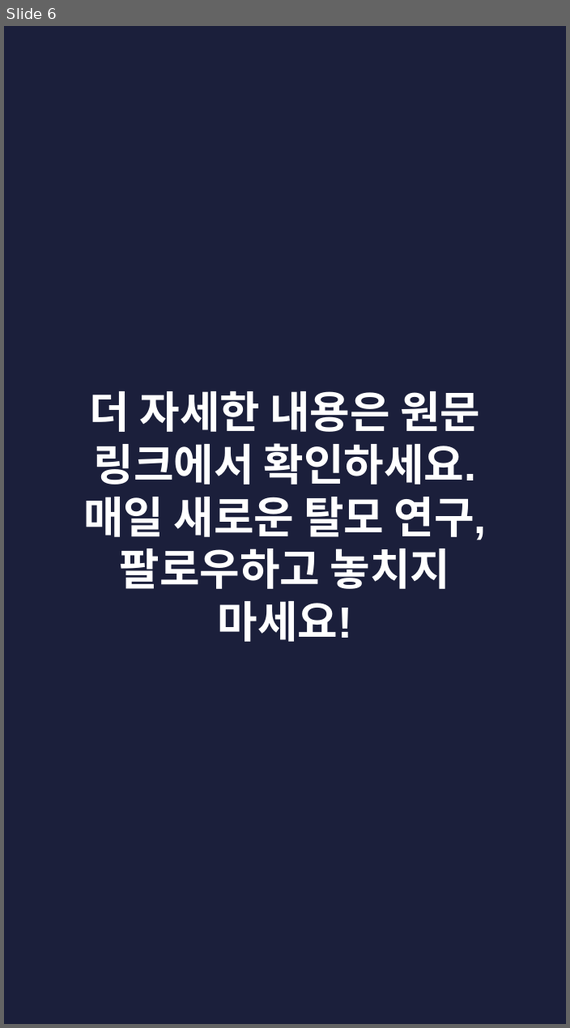
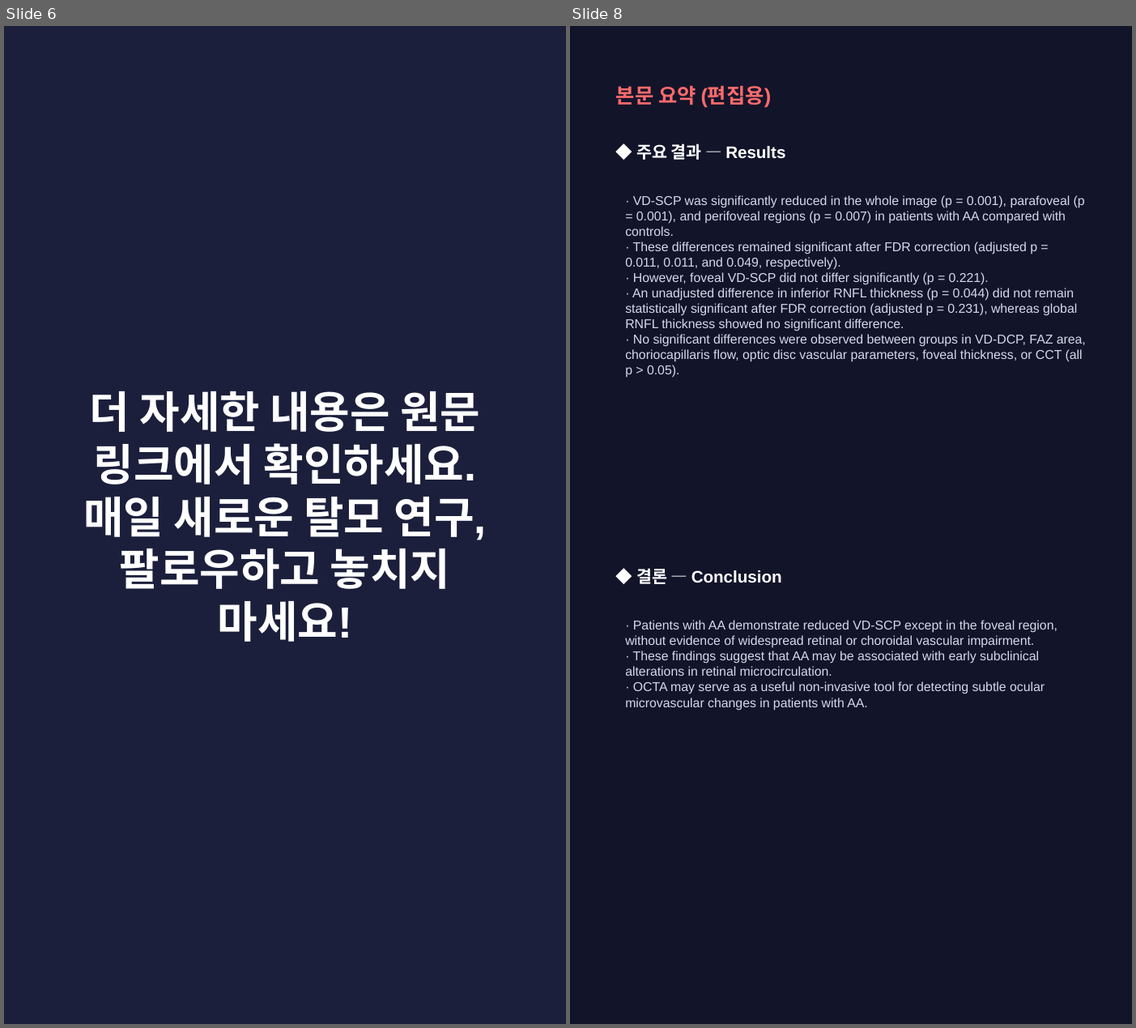
Before and after one commit to hyokang2010-BJ-ANTH/product-builder-test, a slide deck: pwa/data/latest/slides.pptx. Shown side by side, each under a label of ours: slide 6 before the commit, slides 6 and 8 after it; the slides between them are not shown. The pictures are 570x1028 and 1136x1028 pixels, drawn with LibreOffice and Linux fonts; fonts in the diff are those of the drawing. Boxes give left, top, right and bottom in pixels: in the first picture for what was removed or moved away, otherwise in the second. Text is boxed around its words. In the diff, an @@ line names an element or a change of style, - is before the commit and + after.

```diff
--- a/pwa/data/latest/slides.pptx
+++ b/pwa/data/latest/slides.pptx
@@ slide 8 added at (x1=570, y1=26, x2=1132, y2=1024), background #12142A @@
@@ text added at (x1=616, y1=85, x2=772, y2=108), 16 pt, text #FF6B6B, bold @@
+본문 요약 (편집용)
@@ text added at (x1=636, y1=143, x2=785, y2=160), 13 pt, text #FFFFFF, bold @@
+◆ 주요 결과 — Results
@@ text added at (x1=625, y1=195, x2=1086, y2=378), 10 pt, text #D5D8EA @@
+· VD-SCP was significantly reduced in the whole image (p = 0.001), parafoveal (p = 0.001), and perifoveal regions (p = 0.007) in patients with AA compared with controls.
+· These differences remained significant after FDR correction (adjusted p = 0.011, 0.011, and 0.049, respectively).
+· However, foveal VD-SCP did not differ significantly (p = 0.221).
+· An unadjusted difference in inferior RNFL thickness (p = 0.044) did not remain statistically significant after FDR correction (adjusted p = 0.231), whereas global RNFL thickness showed no significant difference.
+· No significant differences were observed between groups in VD-DCP, FAZ area, choriocapillaris flow, optic disc vascular parameters, foveal thickness, or CCT (all p > 0.05).
@@ text added at (x1=636, y1=568, x2=782, y2=584), 13 pt, text #FFFFFF, bold @@
+◆ 결론 — Conclusion
@@ text added at (x1=625, y1=620, x2=1058, y2=710), 10 pt, text #D5D8EA @@
+· Patients with AA demonstrate reduced VD-SCP except in the foveal region, without evidence of widespread retinal or choroidal vascular impairment.
+· These findings suggest that AA may be associated with early subclinical alterations in retinal microcirculation.
+· OCTA may serve as a useful non-invasive tool for detecting subtle ocular microvascular changes in patients with AA.
```
Also in this commit, not shown: 3 slides changed, 3 other slides added, 4 slides removed, 26 other files.
